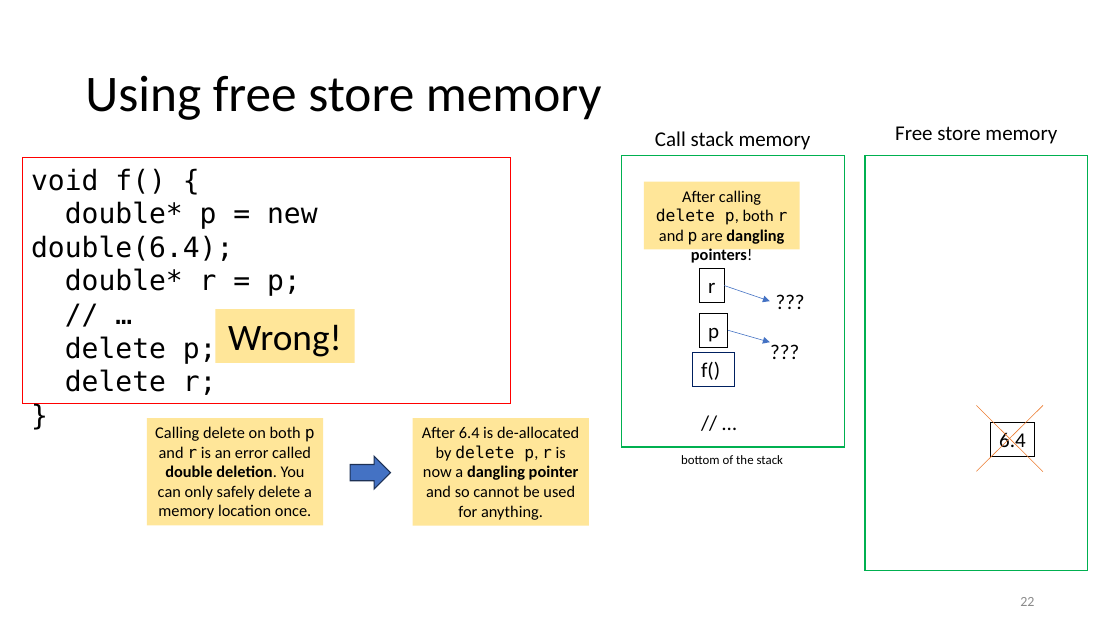
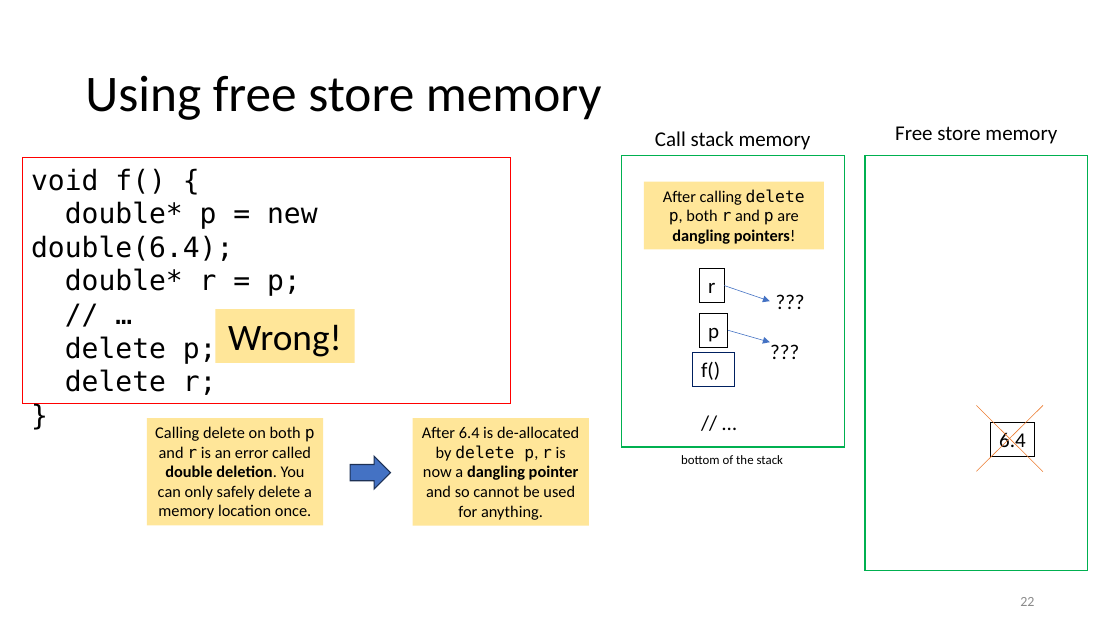
Before and after one commit to tjd1234/cmpt135spring2024, a slide deck: slide 22 of sample_code/week3/week3_cmpt135.pptx. Drawn at 1120x630 pixels with LibreOffice and Linux fonts; fonts in the diff are those of the drawing. Boxes give left, top, right and bottom in pixels: in the first picture for what was removed or moved away, otherwise in the second. Text is boxed around its words. In the diff, an @@ line names an element or a change of style, - is before the commit and + after.

```diff
--- a/sample_code/week3/week3_cmpt135.pptx
+++ b/sample_code/week3/week3_cmpt135.pptx
@@ rectangle "After calling delete p, both ...": place and size @@
-rectangle "After calling delete p, both ..." at box(644, 181, 799, 250)
+rectangle "After calling delete p, both ..." at box(644, 181, 823, 250)
```
Also in this commit, not shown: 15 other slides changed, 3 slides added, 1 slide removed, 2 other files.
